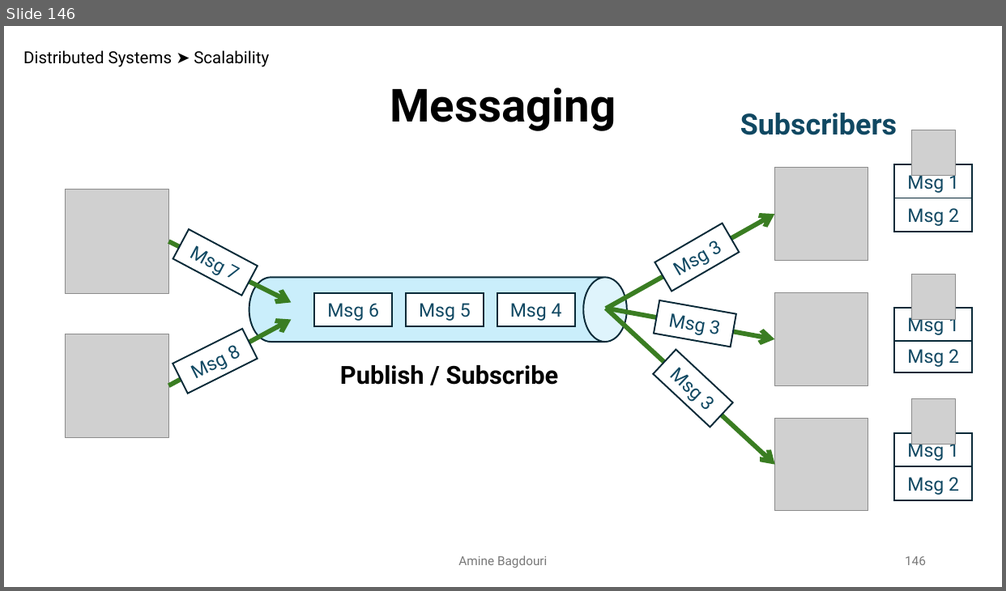
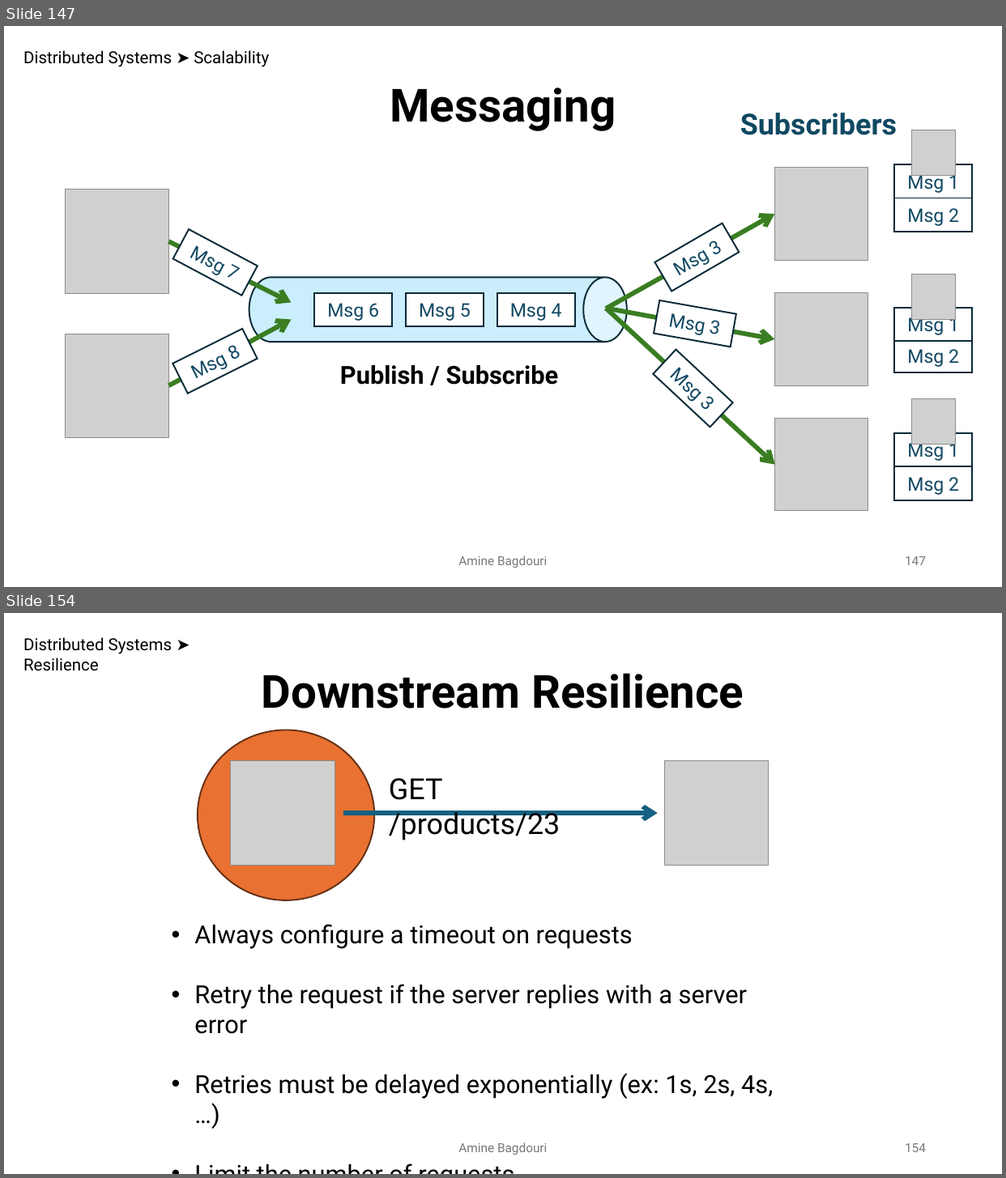
Before and after one commit to aminebag/distributed_systems, a slide deck: distributed_architectures.pptx. Shown one above the other, each under a label of ours: slide 146 before the commit, slides 147 and 154 after it; the slides between them are not shown. The pictures are 1006x591 and 1006x1178 pixels, drawn with LibreOffice and Linux fonts; fonts in the diff are those of the drawing; grey boxes stand for pictures. Boxes give left, top, right and bottom in pixels: in the first picture for what was removed or moved away, otherwise in the second. Text is boxed around its words. In the diff, an @@ line names an element or a change of style, - is before the commit and + after.

```diff
--- a/distributed_architectures.pptx
+++ b/distributed_architectures.pptx
@@ slide 154 added at [4, 613, 1002, 1174], background #FFFFFF @@
@@ text added at [23, 637, 172, 671], 16 pt, text #000000 @@
+Distributed Systems ➤ Resilience
@@ text added at [262, 673, 744, 709], 44 pt, text #000000, bold @@
+Downstream Resilience
@@ ellipse added at [198, 730, 374, 901], fill #E97132, outline #663216 1.5 pt @@
@@ picture added at [231, 761, 335, 865] @@
@@ text added at [389, 778, 560, 841], 28 pt, text #000000 @@
+GET /products/23
@@ picture added at [664, 761, 769, 865] @@
@@ arrow added from (343, 813) to (658, 813), #156082 4.5 pt @@
@@ text added at [194, 924, 773, 1099], 24 pt, text #000000 @@
+• Always configure a timeout on requests
+• Retry the request if the server replies with a server error
+• Retries must be delayed exponentially (ex: 1s, 2s, 4s, …)
+• Limit the number of requests
@@ text added at [458, 1143, 547, 1155], 12 pt, text #797979 @@
+Amine Bagdouri
@@ page number added at [905, 1144, 926, 1152], 12 pt, text #797979 @@
+154
@@ what was slide 146 is now slide 147 @@
@@ page number at [905, 557, 926, 565]: text changed @@
-146
+147
```
Also in this commit, not shown: 1 slide changed, 11 other slides added, 1 other file.
